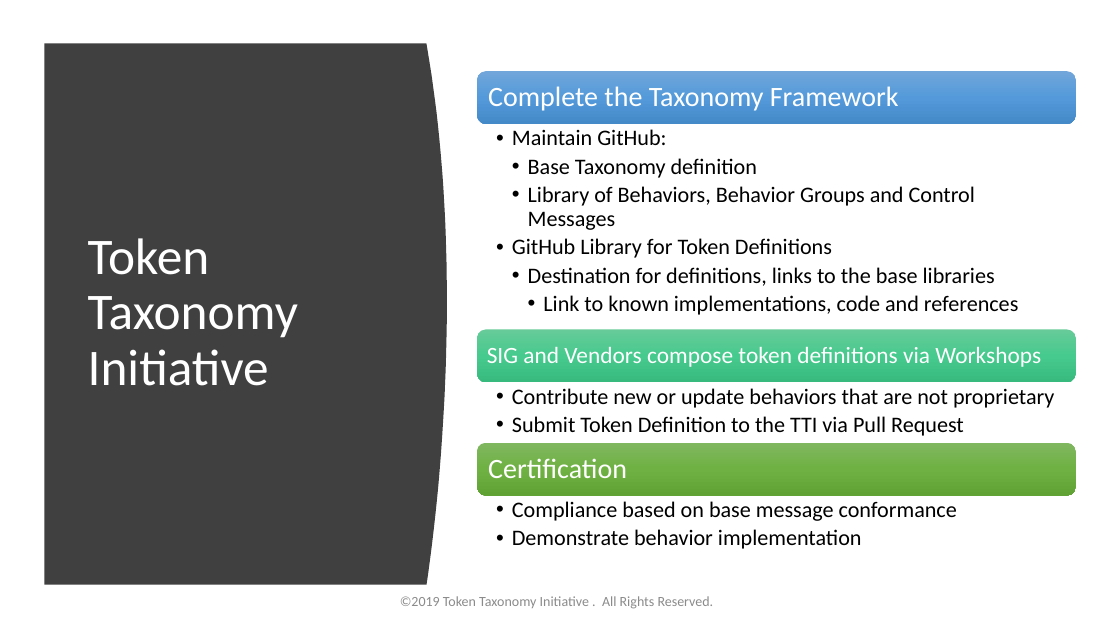
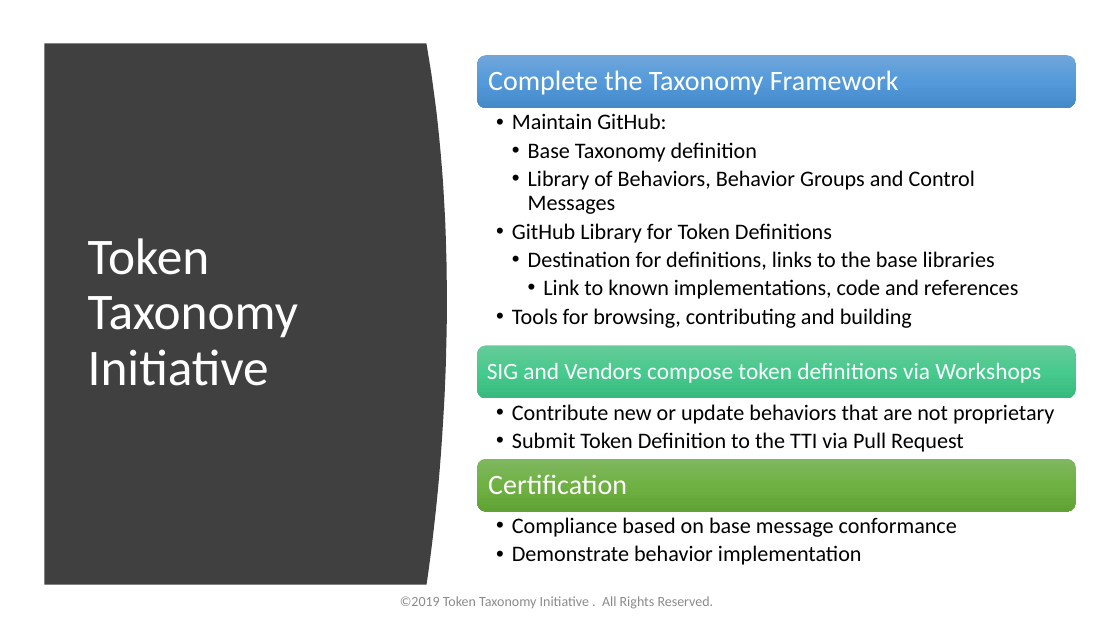
Before and after one commit to vipinsun/TokenTaxonomyFramework-pub, a slide deck: slide 7 of presentations/TTF-Short.pptx. Drawn at 1120x630 pixels with LibreOffice and Linux fonts; fonts in the diff are those of the drawing. Boxes give left, top, right and bottom in pixels: in the first picture for what was removed or moved away, otherwise in the second. Text is boxed around its words. In the diff, an @@ line names an element or a change of style, - is before the commit and + after.

```diff
--- a/presentations/TTF-Short.pptx
+++ b/presentations/TTF-Short.pptx
@@ rounded rectangle: place and size @@
-rounded rectangle at (477, 71, 1075, 124)
+rounded rectangle at (477, 55, 1075, 108)
@@ text "Complete the Taxonomy Framework": place and size @@
-text "Complete the Taxonomy Framework" at (488, 86, 899, 111)
+text "Complete the Taxonomy Framework" at (488, 70, 899, 95)
@@ text "Maintain GitHub:": place and size @@
-text "Maintain GitHub:" at (512, 129, 1018, 315)
+text "Maintain GitHub:" at (512, 113, 1018, 328)
@@ text at (512, 308, 912, 328): paragraph added @@
+  • Tools for browsing, contributing and building
@@ 4 texts, 2 rounded rectangles: place and size @@
-4 texts, 2 rounded rectangles at (477, 329, 1075, 549)
+4 texts, 2 rounded rectangles at (477, 345, 1075, 565)
```
Also in this commit, not shown: 2 other slides changed, 5 other files.
